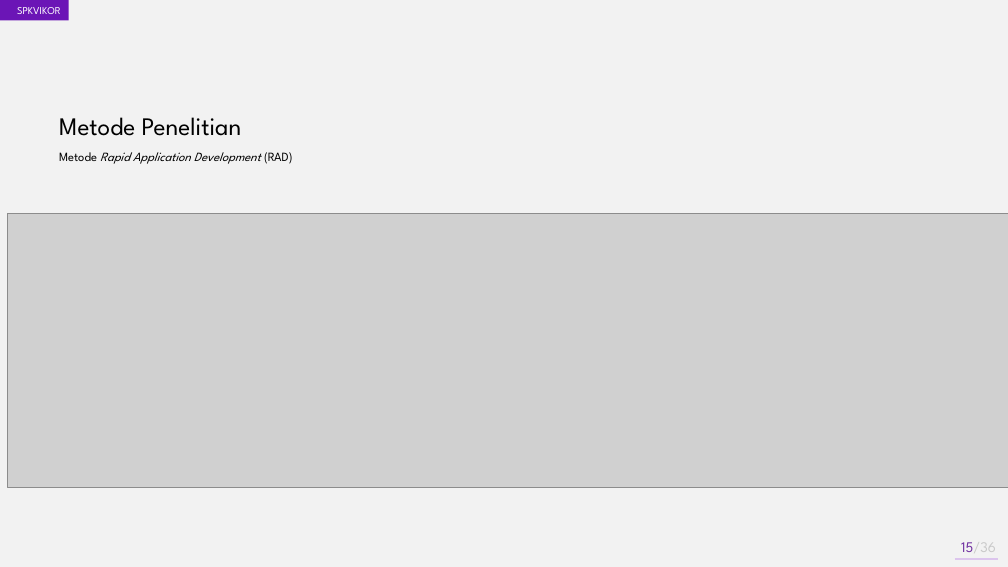
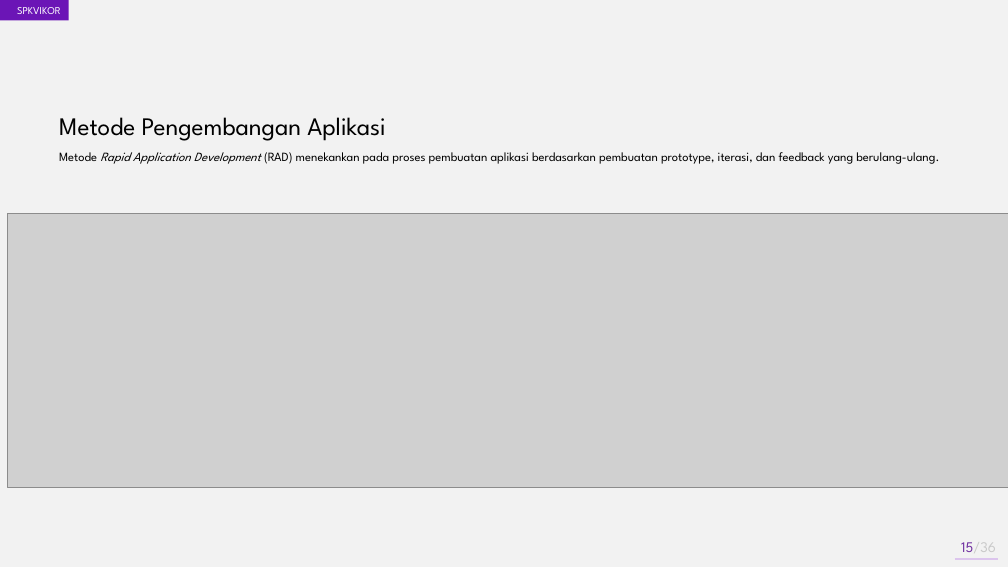
Before and after one commit to akhmadali7/TugasAkhir, a slide deck: slide 15 of PPT - TA - Akhmad Ali Sajidin.pptx. Drawn at 1008x567 pixels with LibreOffice and Linux fonts; fonts in the diff are those of the drawing; grey boxes stand for pictures. Boxes give left, top, right and bottom in pixels: in the first picture for what was removed or moved away, otherwise in the second. Text is boxed around its words. In the diff, an @@ line names an element or a change of style, - is before the commit and + after.

```diff
--- a/PPT - TA - Akhmad Ali Sajidin.pptx
+++ b/PPT - TA - Akhmad Ali Sajidin.pptx
@@ text at [59, 117, 386, 141]: text changed @@
-Metode Penelitian
+Metode Pengembangan Aplikasi
@@ text at [59, 152, 939, 164]: text changed; italic off @@
-Metode Rapid Application Development (RAD)
+Metode Rapid Application Development (RAD) menekankan pada proses pembuatan aplikasi berdasarkan pembuatan prototype, iterasi, dan feedback yang berulang-ulang.
```
Also in this commit, not shown: 8 other slides changed, 31 other files.
